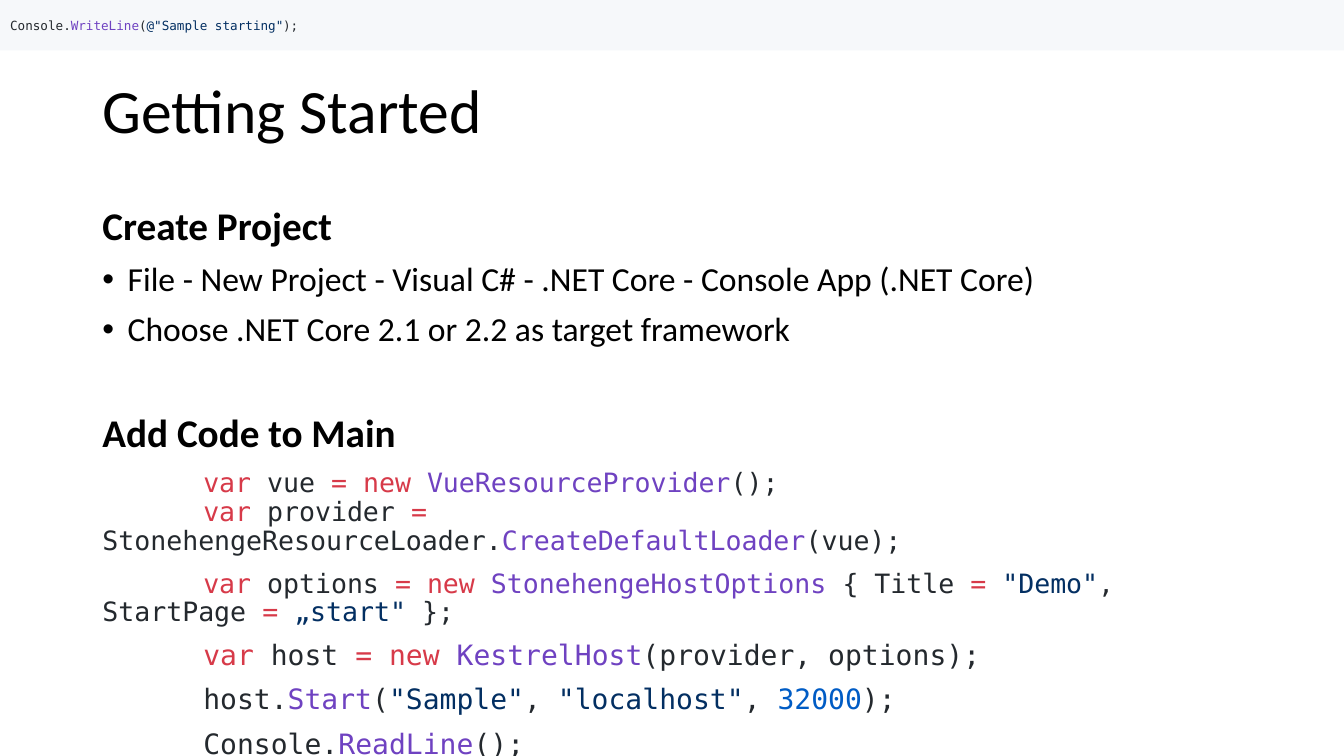
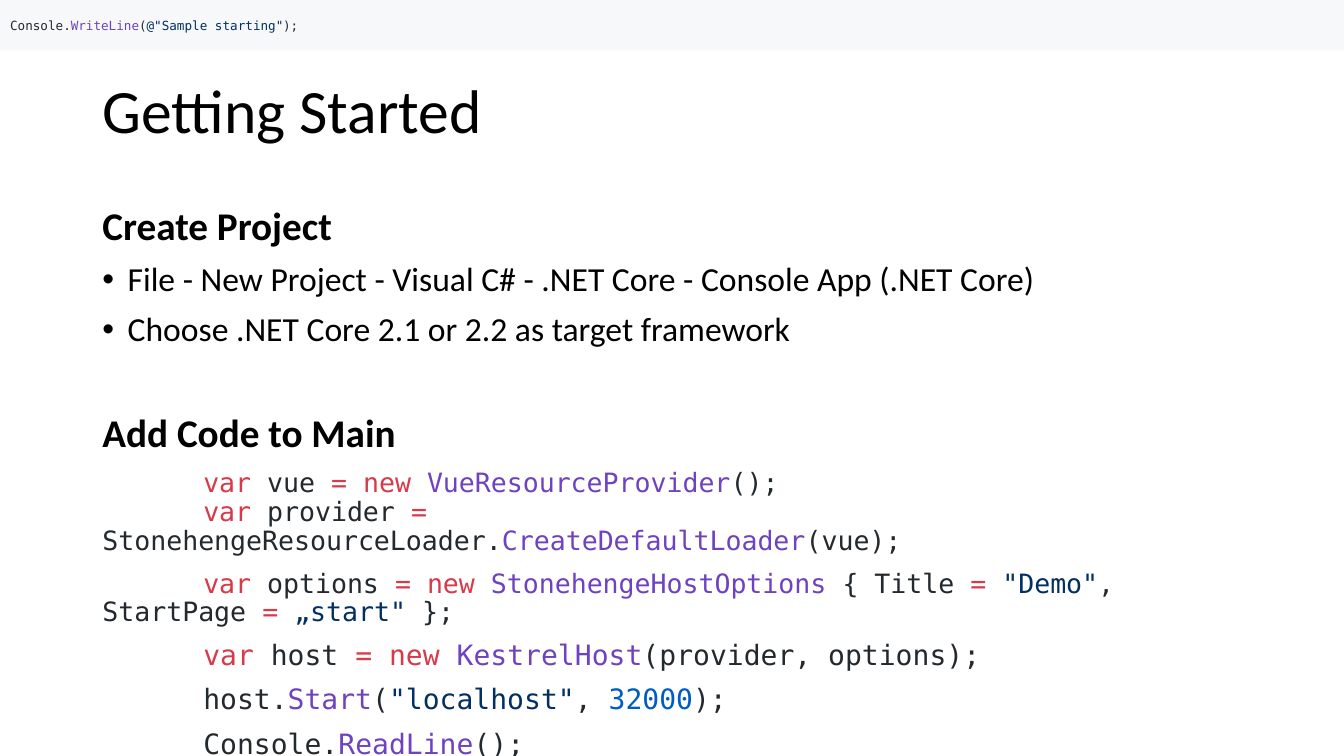
Before and after one commit to FrankPfattheicher/stonehenge.Chromely, a slide deck: slide 11 of stonehengeChromely.pptx. Drawn at 1344x756 pixels with LibreOffice and Linux fonts; fonts in the diff are those of the drawing. Boxes give left, top, right and bottom in pixels: in the first picture for what was removed or moved away, otherwise in the second. Text is boxed around its words. In the diff, an @@ line names an element or a change of style, - is before the commit and + after.

Commit message:
ppt

```diff
--- a/stonehengeChromely.pptx
+++ b/stonehengeChromely.pptx
@@ text at (x1=203, y1=687, x2=727, y2=713): text changed @@
-host.Start("Sample", "localhost", 32000);
+host.Start("localhost", 32000);
```
Also in this commit, not shown: 1 other slide changed.
